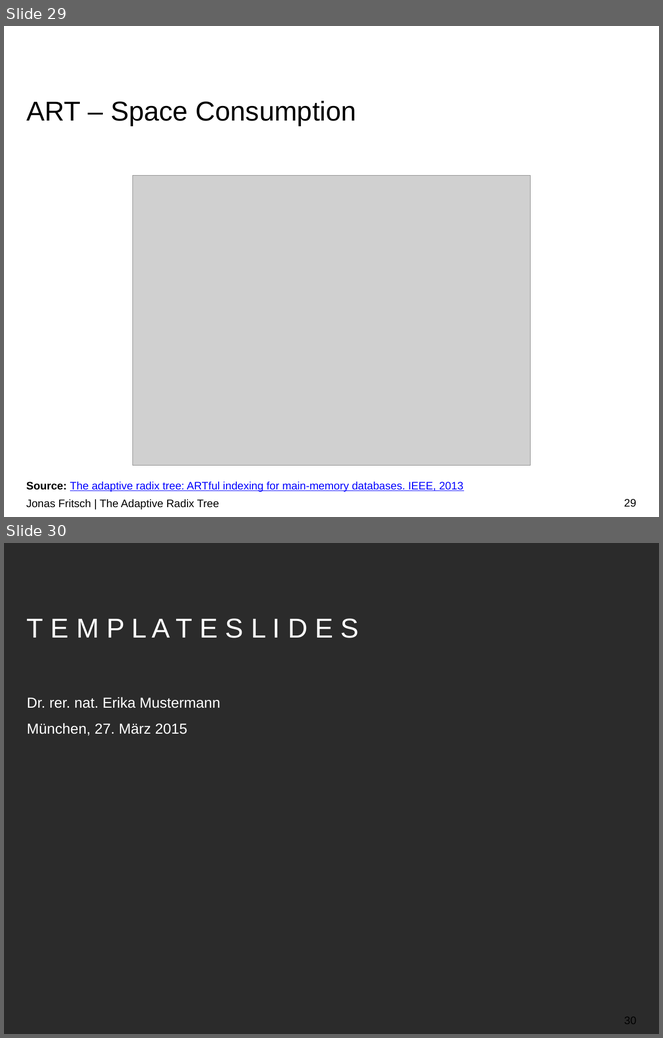
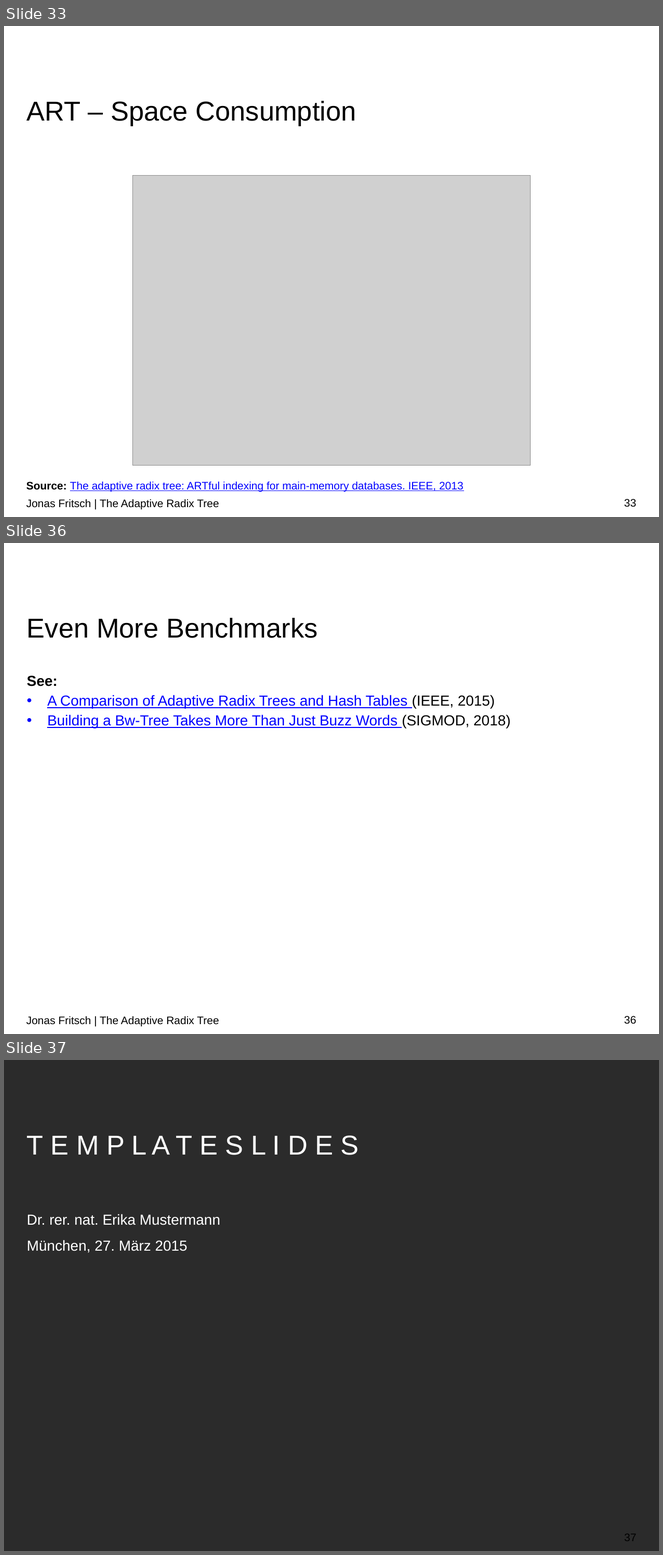
Before and after one commit to atalantus/The-Adaptive-Radix-Tree, a slide deck: Presentation/The Adaptive Radix Tree.pptx. Shown one above the other, each under a label of ours: slides 29 and 30 before the commit, slides 33, 36 and 37 after it; the slides between them are not shown. The pictures are 663x1038 and 663x1555 pixels, drawn with LibreOffice and Linux fonts; fonts in the diff are those of the drawing; grey boxes stand for pictures; background and template pictures are left out; a plain dark background stands for a picture behind light text. Boxes give left, top, right and bottom in pixels: in the first picture for what was removed or moved away, otherwise in the second. Text is boxed around its words. In the diff, an @@ line names an element or a change of style, - is before the commit and + after.

```diff
--- a/Presentation/The Adaptive Radix Tree.pptx
+++ b/Presentation/The Adaptive Radix Tree.pptx
@@ slide 36 added at [4,543,659,1034], background #FFFFFF @@
@@ title added at [27,618,318,638], 30 pt, text #000000 @@
+Even More Benchmarks
@@ text added at [27,676,510,729], 16 pt, text #0000FF, underline @@
+See:
+• A Comparison of Adaptive Radix Trees and Hash Tables (IEEE, 2015)
+• Building a Bw-Tree Takes More Than Just Buzz Words (SIGMOD, 2018)
@@ text added at [26,1016,219,1027], 12 pt, text #000000 @@
+Jonas Fritsch | The Adaptive Radix Tree
@@ page number added at [624,1016,636,1025], 12 pt, text #000000 @@
+36
@@ what was slide 29 is now slide 33 @@
@@ page number at [624,499,636,508]: text changed @@
-29
+33
@@ what was slide 30 is now slide 37 @@
@@ page number at [624,1534,636,1542]: text changed @@
-30
+37
```
Also in this commit, not shown: 6 other slides added, 3 other files.
